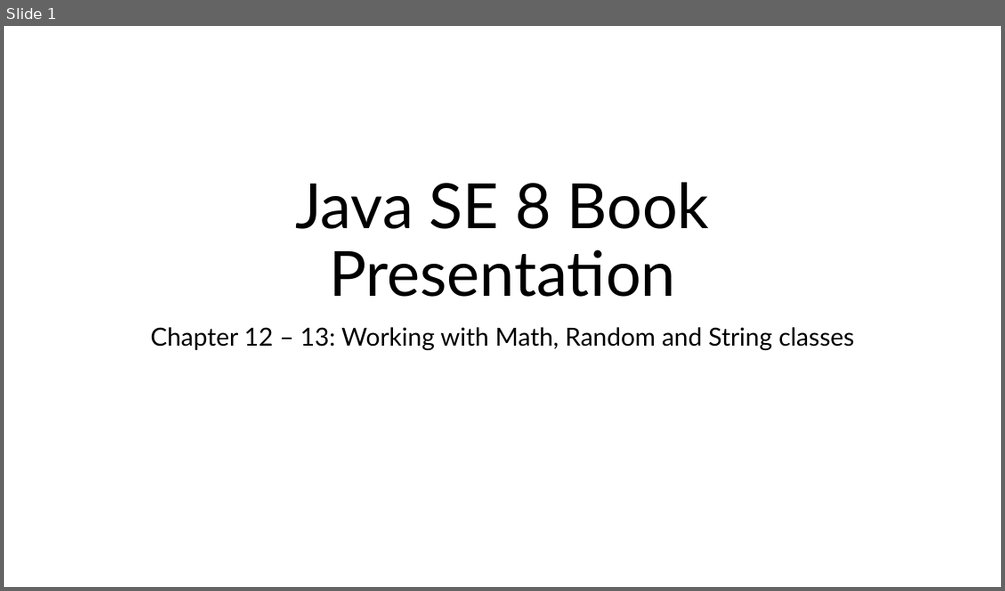
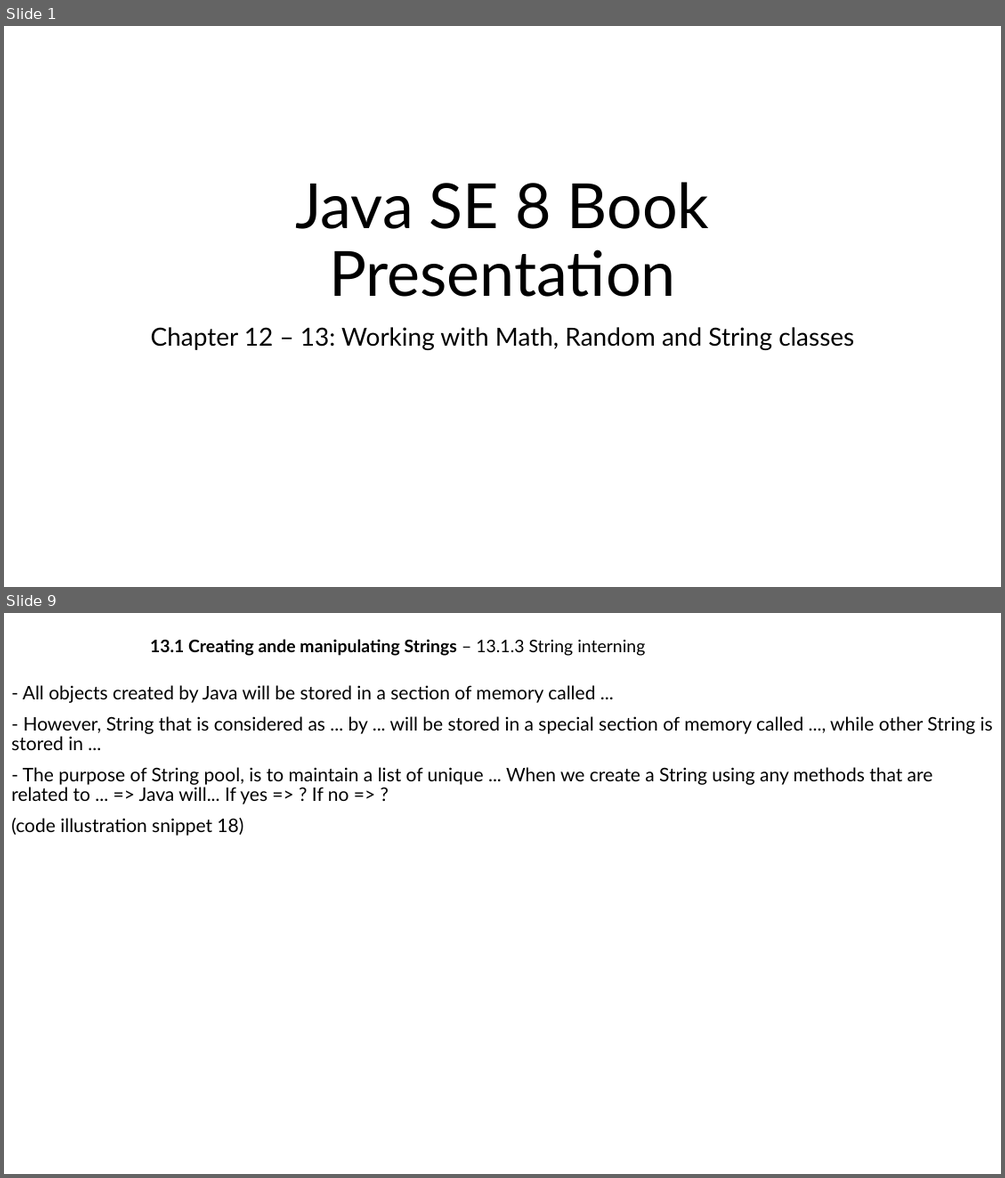
Before and after one commit to MaiDinhVinh/CS-Java, a slide deck: Java SE 8 Teaching Material/Chapter 12 + 13 - Working with Math, Random and String classes/Chapter 12 + 13 - Working with Math, Random and String classes.pptx. Shown one above the other, each under a label of ours: slide 1 before the commit, slides 1 and 9 after it; the slides between them are not shown. The pictures are 1005x591 and 1005x1178 pixels, drawn with LibreOffice and Linux fonts; fonts in the diff are those of the drawing. Boxes give left, top, right and bottom in pixels: in the first picture for what was removed or moved away, otherwise in the second. Text is boxed around its words. In the diff, an @@ line names an element or a change of style, - is before the commit and + after.

```diff
--- a/Java SE 8 Teaching Material/Chapter 12 + 13 - Working with Math, Random and String classes/Chapter 12 + 13 - Working with Math, Random and String classes.pptx
+++ b/Java SE 8 Teaching Material/Chapter 12 + 13 - Working with Math, Random and String classes/Chapter 12 + 13 - Working with Math, Random and String classes.pptx
@@ slide 9 added at <box>4,613,1001,1174</box>, background #FFFFFF @@
@@ subtitle added at <box>150,639,645,656</box>, 16.6 pt, text #000000, bold @@
+13.1 Creating ande manipulating Strings – 13.1.3 String interning
@@ text added at <box>11,685,993,835</box>, 18 pt, text #000000 @@
+- All objects created by Java will be stored in a section of memory called ...
+- However, String that is considered as ... by ... will be stored in a special section of memory called ..., while other String is stored in ...
+- The purpose of String pool, is to maintain a list of unique ... When we create a String using any methods that are related to ... => Java will... If yes => ? If no => ?
+(code illustration snippet 18)
```
Also in this commit, not shown: 1 slide changed, 13 other slides added.
